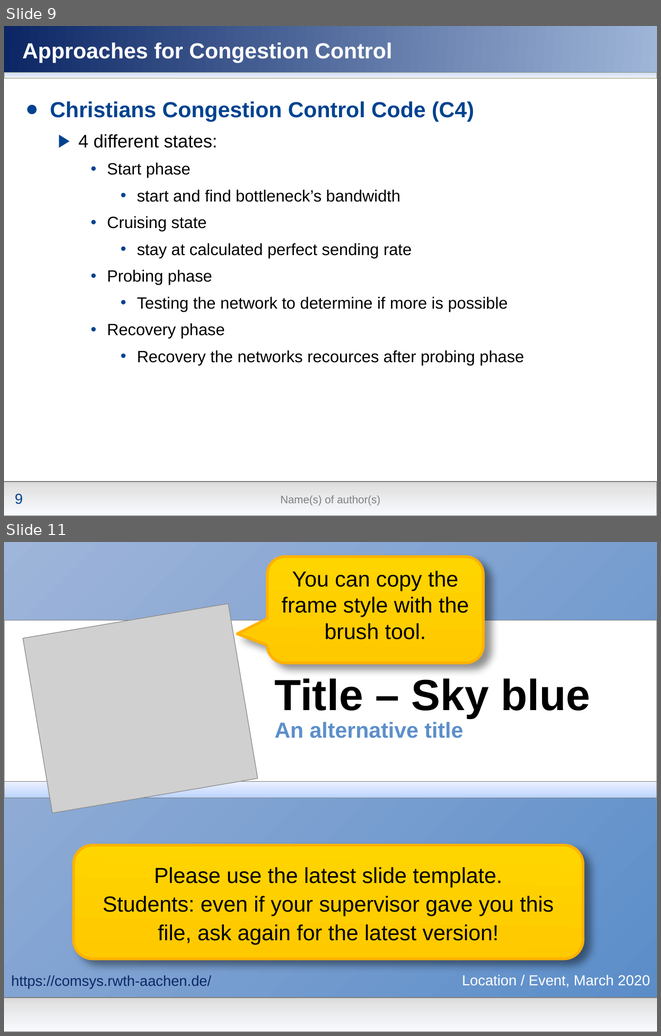
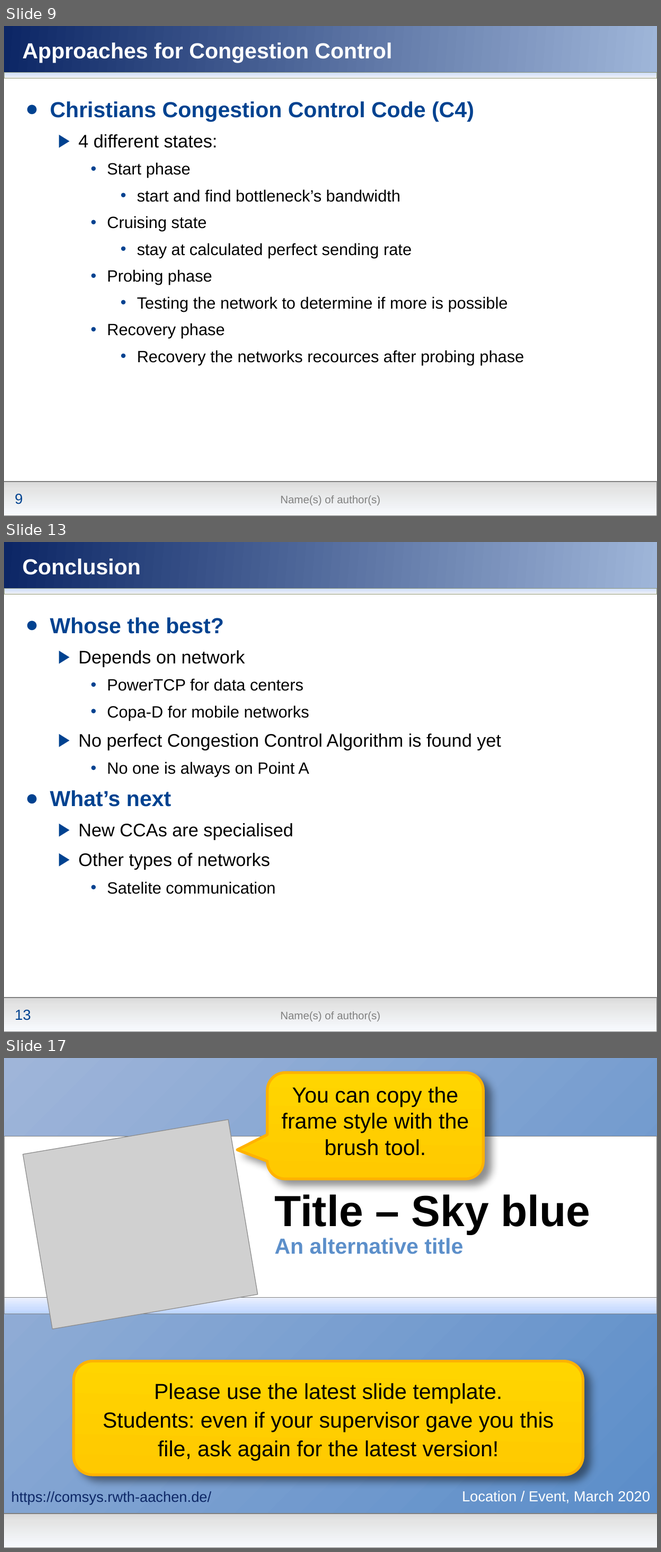
Before and after one commit to nochlachstdu/Seminararbeit, a slide deck: Modern_Congestion_Control.pptx. Shown one above the other, each under a label of ours: slides 9 and 11 before the commit, slides 9, 13 and 17 after it; the slides between them are not shown. The pictures are 661x1036 and 661x1552 pixels, drawn with LibreOffice and Linux fonts; fonts in the diff are those of the drawing; grey boxes stand for pictures; background and template pictures are left out. Boxes give left, top, right and bottom in pixels: in the first picture for what was removed or moved away, otherwise in the second. Text is boxed around its words. In the diff, an @@ line names an element or a change of style, - is before the commit and + after.

```diff
--- a/Modern_Congestion_Control.pptx
+++ b/Modern_Congestion_Control.pptx
@@ slide 13 added at (4, 542, 657, 1032), background gradient #00418F to #5677C1; not listed: 6 template elements that a slide beside it also shows @@
@@ title added at (23, 558, 141, 575), 24 pt, text #FFFFFF, bold @@
+Conclusion
@@ text added at (50, 617, 501, 894), 20 pt, text #000000 @@
+● Whose the best?
+  ▶ Depends on network
+    • PowerTCP for data centers
+    • Copa-D for mobile networks
+  ▶ No perfect Congestion Control Algorithm is found yet
+    • No one is always on Point A
+● What’s next
+  ▶ New CCAs are specialised
+  ▶ Other types of networks
+    • Satelite communication
@@ what was slide 11 is now slide 17 @@
```
Also in this commit, not shown: 6 other slides added, 1 slide removed.
